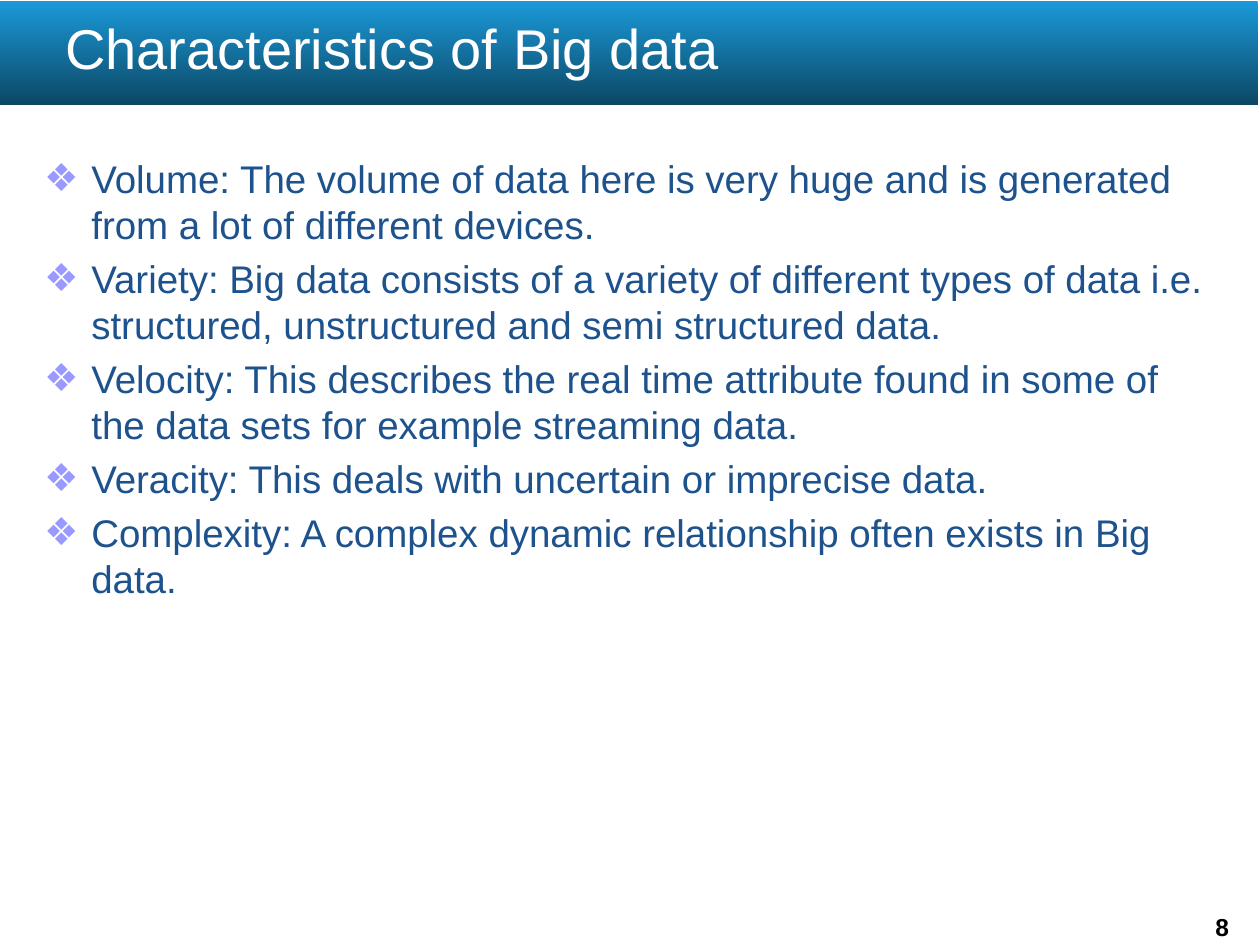
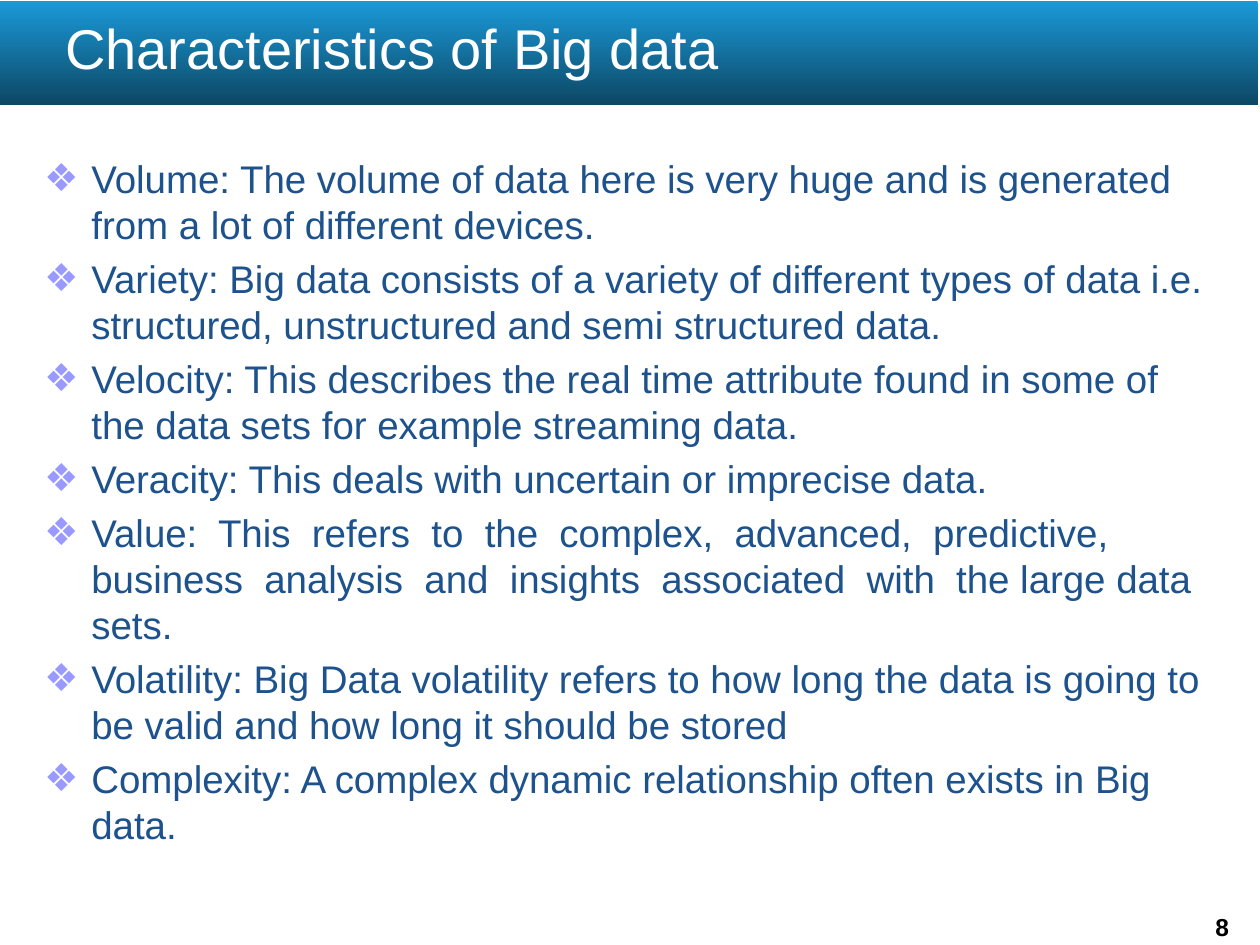
Before and after one commit to Alex7Huynh/iss-g5, a slide deck: slide 8 of Big Data Security/w9_Toan_Minh_Big Data Security.pptx. Drawn at 1260x945 pixels with LibreOffice and Linux fonts; fonts in the diff are those of the drawing. Boxes give left, top, right and bottom in pixels: in the first picture for what was removed or moved away, otherwise in the second. Text is boxed around its words. In the diff, an @@ line names an element or a change of style, - is before the commit and + after.

Commit message:
Update slide Mobile Security. Update slide & ref of Big Data Security.

```diff
--- a/Big Data Security/w9_Toan_Minh_Big Data Security.pptx
+++ b/Big Data Security/w9_Toan_Minh_Big Data Security.pptx
@@ text at [91, 519, 1199, 747]: paragraphs added @@
+❖ Value: This refers to the complex, advanced, predictive, business analysis and insights associated with the large data sets.
+❖ Volatility: Big Data volatility refers to how long the data is going to be valid and how long it should be stored
```
Also in this commit, not shown: 2 other slides changed, 2 other files.
